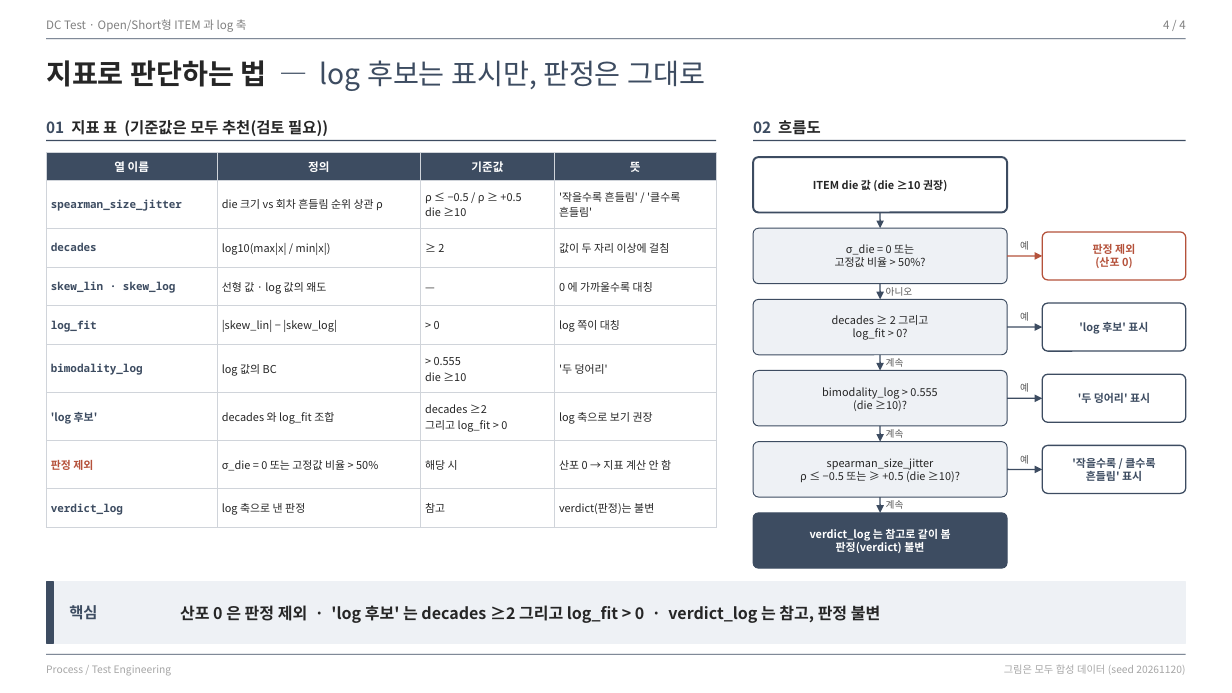
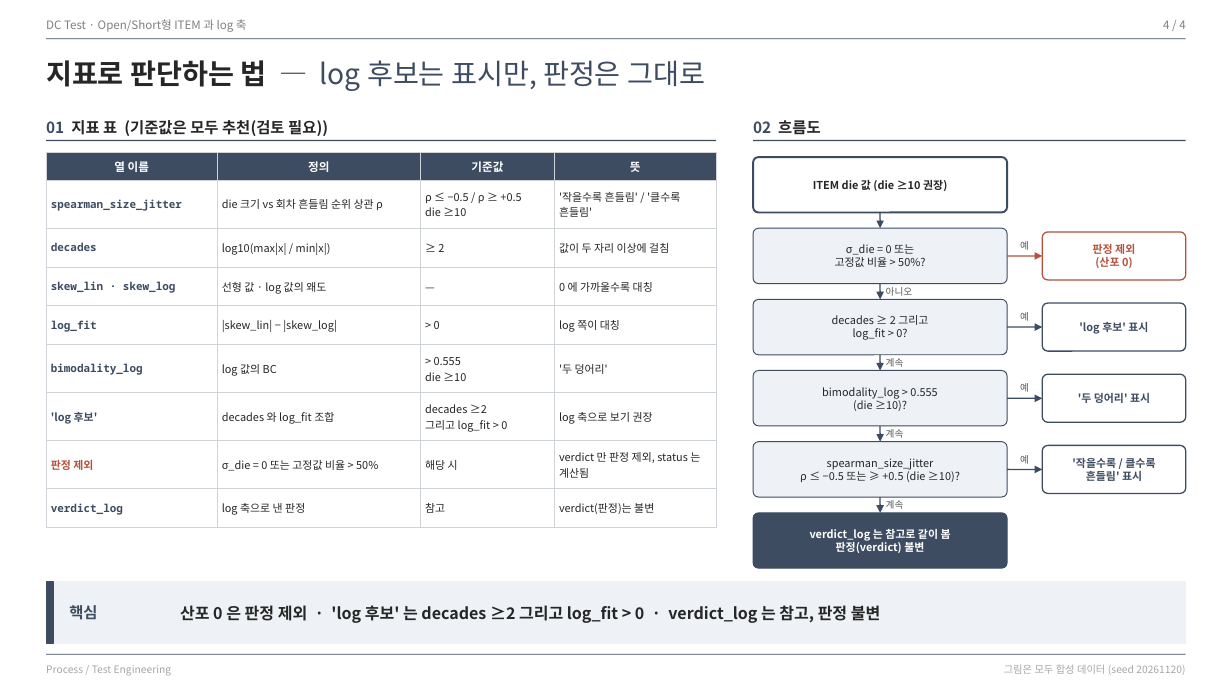
Before and after one commit to pineskyeo/dc-infra-compare, a slide deck: slide 4 of docs/slides/dc-openshort-log.pptx. Drawn at 1232x693 pixels with LibreOffice and Linux fonts; fonts in the diff are those of the drawing. Boxes give left, top, right and bottom in pixels: in the first picture for what was removed or moved away, otherwise in the second. Text is boxed around its words. In the diff, an @@ line names an element or a change of style, - is before the commit and + after.

Commit message:
WO-U-B 수정: 1장 그림 글자 겹침, 4장 판정 제외 행 문구
1장: '전부 Open' log 눈금 줄임, 'Open·Short 혼재' 주석을 막대 위로.
4장: '지표 계산 안 함' → 'verdict 만 판정 제외, status 는 계산됨'.
pptx·jpg 는 build.sh 로 다시 생성.

Tier-Exception: pinesky 2026-11-20 16:30 KST
Tier-Exception: pinesky 2026-11-20 16:48 KST
Call-Id: 50d77f7a-c3e6-45f3-9ad2-767302225bd2
T4-Patch-Sha: c0ad716c4df2
(cherry picked from commit e96140c8b8aa6235b17da93f4e67a2a7789bc36e)

```diff
--- a/docs/slides/dc-openshort-log.pptx
+++ b/docs/slides/dc-openshort-log.pptx
@@ table at (46, 152, 716, 519) @@
-row 8, column 4: 산포 0 → 지표 계산 안 함
+row 8, column 4: verdict 만 판정 제외, status 는 계산됨
```
Also in this commit, not shown: 5 other files.
